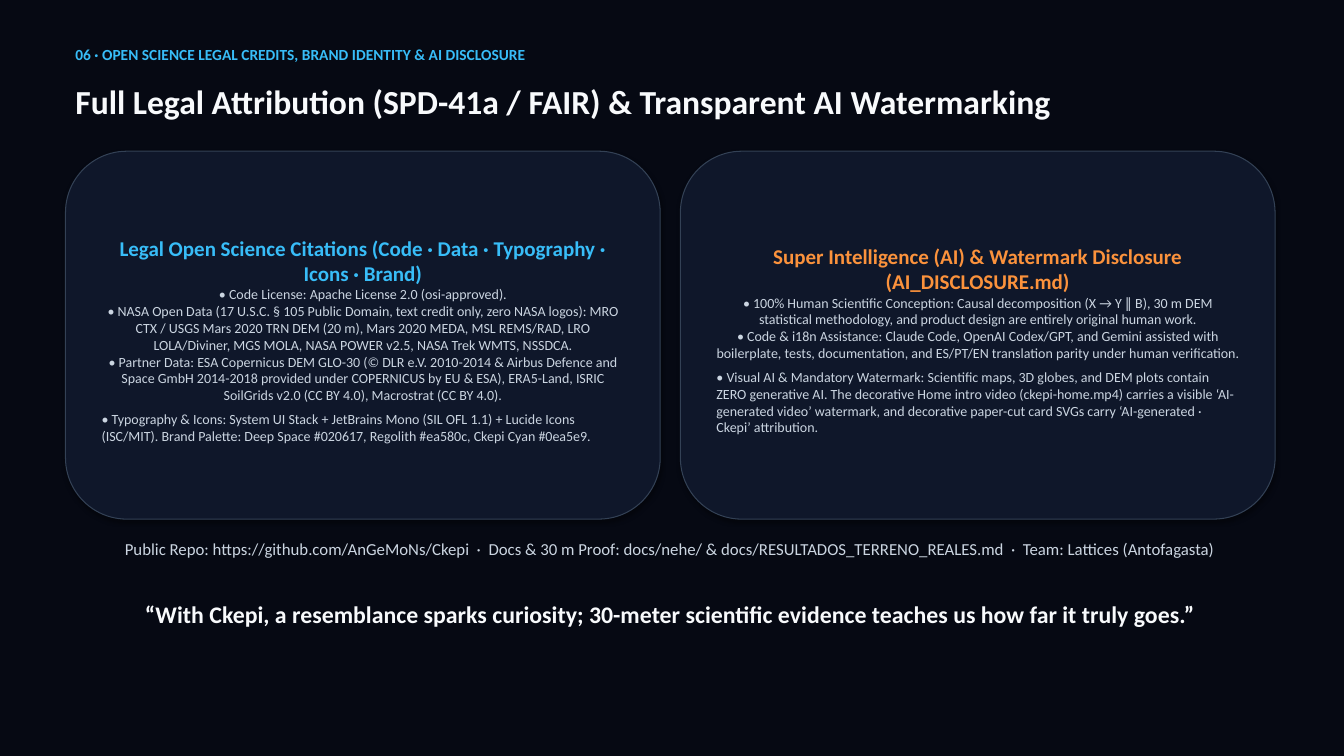
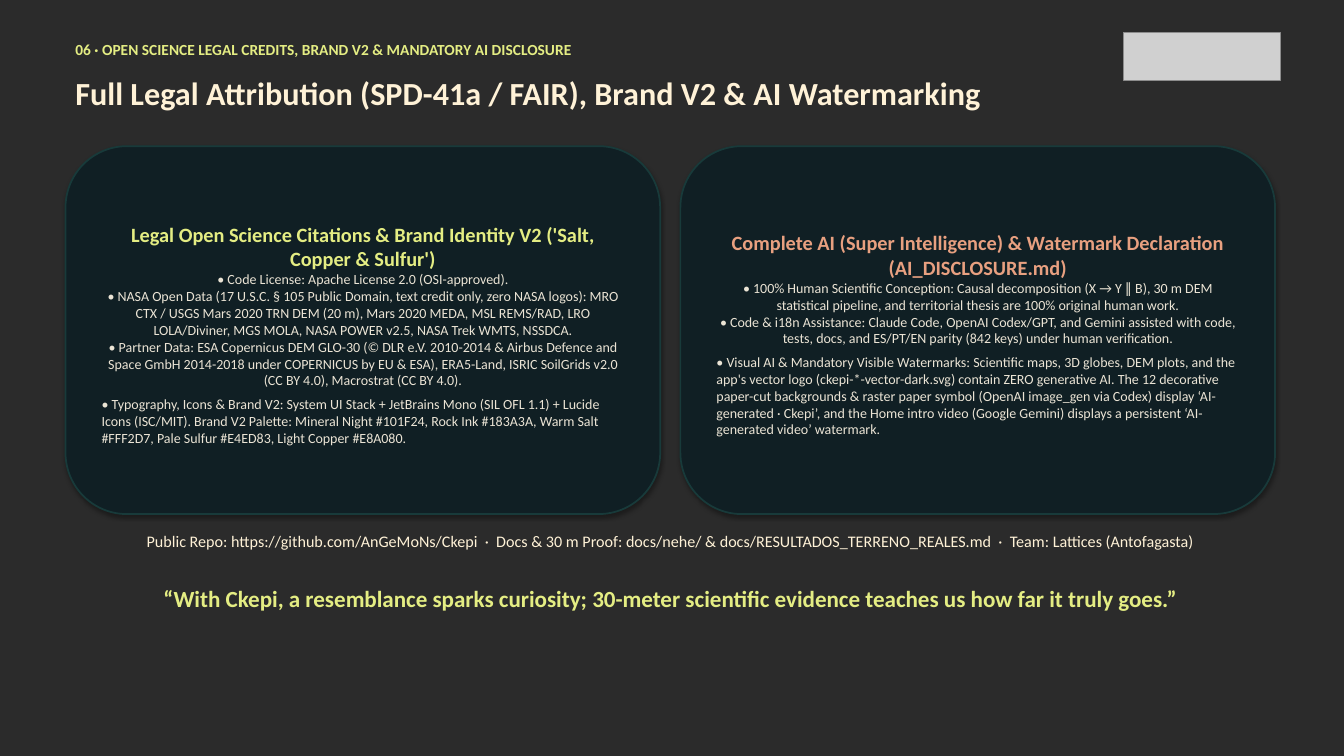
Before and after one commit to AnGeMoNs/Ckepi, a slide deck: slide 7 of docs/nehe/ckepi-pitch-en.pptx. Drawn at 1344x756 pixels with LibreOffice and Linux fonts; fonts in the diff are those of the drawing; grey boxes stand for pictures; background and template pictures are left out; a plain dark background stands for a picture behind light text. Boxes give left, top, right and bottom in pixels: in the first picture for what was removed or moved away, otherwise in the second. Text is boxed around its words. In the diff, an @@ line names an element or a change of style, - is before the commit and + after.

Commit message:
docs(nehe): integrar identidad V2 (sal, cobre y azufre), logo, fondos paper-cut con marca de agua IA y guia de declaracion IA

```diff
--- a/docs/nehe/ckepi-pitch-en.pptx
+++ b/docs/nehe/ckepi-pitch-en.pptx
@@ background #060913 to picture (left out) @@
@@ text at (x1=75, y1=44, x2=572, y2=57): text changed; text colour #38BDF8 to #E4ED83 @@
-06 · OPEN SCIENCE LEGAL CREDITS, BRAND IDENTITY & AI DISCLOSURE
+06 · OPEN SCIENCE LEGAL CREDITS, BRAND V2 & MANDATORY AI DISCLOSURE
@@ picture added at (x1=1124, y1=32, x2=1280, y2=81) @@
@@ text at (x1=75, y1=81, x2=981, y2=111): text changed; size 24 to 23 pt; text colour #F8FAFC to #FFF2D7 @@
-Full Legal Attribution (SPD-41a / FAIR) & Transparent AI Watermarking
+Full Legal Attribution (SPD-41a / FAIR), Brand V2 & AI Watermarking
@@ rounded rectangle "Legal Open Science Citations & ..." moved from (x1=66, y1=151, x2=660, y2=519) to (x1=66, y1=146, x2=660, y2=514) @@
@@ rounded rectangle "Legal Open Science Citations & ..." at (x1=66, y1=146, x2=660, y2=514): fill #0F172A to #101F24; outline #334155 0.75 pt to #183A3A 1.25 pt @@
@@ rounded rectangle "Complete AI (Super Intelligence) & ..." moved from (x1=681, y1=151, x2=1275, y2=519) to (x1=681, y1=146, x2=1275, y2=514) @@
@@ rounded rectangle "Complete AI (Super Intelligence) & ..." at (x1=681, y1=146, x2=1275, y2=514): fill #0F172A to #101F24; outline #334155 0.75 pt to #183A3A 1.25 pt @@
@@ text in rounded rectangle at (x1=102, y1=227, x2=619, y2=446): text changed; text colour #CBD5E1 to #EBE4D5 @@
-Legal Open Science Citations (Code · Data · Typography · Icons · Brand)
-• Code License: Apache License 2.0 (osi-approved).
-• NASA Open Data (17 U.S.C. § 105 Public Domain, text credit only, zero NASA logos): MRO CTX / USGS Mars 2020 TRN DEM (20 m), Mars 2020 MEDA, MSL REMS/RAD, LRO LOLA/Diviner, MGS MOLA, NASA POWER v2.5, NASA Trek WMTS, NSSDCA.
-• Partner Data: ESA Copernicus DEM GLO-30 (© DLR e.V. 2010-2014 & Airbus Defence and Space GmbH 2014-2018 provided under COPERNICUS by EU & ESA), ERA5-Land, ISRIC SoilGrids v2.0 (CC BY 4.0), Macrostrat (CC BY 4.0).
-• Typography & Icons: System UI Stack + JetBrains Mono (SIL OFL 1.1) + Lucide Icons (ISC/MIT). Brand Palette: Deep Space #020617, Regolith #ea580c, Ckepi Cyan #0ea5e9.
+Legal Open Science Citations & Brand Identity V2 ('Salt, Copper & Sulfur')
+• Code License: Apache License 2.0 (OSI-approved).
+• NASA Open Data (17 U.S.C. § 105 Public Domain, text credit only, zero NASA logos): MRO CTX / USGS Mars 2020 TRN DEM (20 m), Mars 2020 MEDA, MSL REMS/RAD, LRO LOLA/Diviner, MGS MOLA, NASA POWER v2.5, NASA Trek WMTS, NSSDCA.
+• Partner Data: ESA Copernicus DEM GLO-30 (© DLR e.V. 2010-2014 & Airbus Defence and Space GmbH 2014-2018 under COPERNICUS by EU & ESA), ERA5-Land, ISRIC SoilGrids v2.0 (CC BY 4.0), Macrostrat (CC BY 4.0).
+• Typography, Icons & Brand V2: System UI Stack + JetBrains Mono (SIL OFL 1.1) + Lucide Icons (ISC/MIT). Brand V2 Palette: Mineral Night #101F24, Rock Ink #183A3A, Warm Salt #FFF2D7, Pale Sulfur #E4ED83, Light Copper #E8A080.
@@ text in rounded rectangle at (x1=716, y1=235, x2=1236, y2=437): text changed; text colour #CBD5E1 to #EBE4D5 @@
-Super Intelligence (AI) & Watermark Disclosure (AI_DISCLOSURE.md)
-• 100% Human Scientific Conception: Causal decomposition (X → Y ∥ B), 30 m DEM statistical methodology, and product design are entirely original human work.
-• Code & i18n Assistance: Claude Code, OpenAI Codex/GPT, and Gemini assisted with boilerplate, tests, documentation, and ES/PT/EN translation parity under human verification.
-• Visual AI & Mandatory Watermark: Scientific maps, 3D globes, and DEM plots contain ZERO generative AI. The decorative Home intro video (ckepi-home.mp4) carries a visible ‘AI-generated video’ watermark, and decorative paper-cut card SVGs carry ‘AI-generated · Ckepi’ attribution.
+Complete AI (Super Intelligence) & Watermark Declaration (AI_DISCLOSURE.md)
+• 100% Human Scientific Conception: Causal decomposition (X → Y ∥ B), 30 m DEM statistical pipeline, and territorial thesis are 100% original human work.
+• Code & i18n Assistance: Claude Code, OpenAI Codex/GPT, and Gemini assisted with code, tests, docs, and ES/PT/EN parity (842 keys) under human verification.
+• Visual AI & Mandatory Visible Watermarks: Scientific maps, 3D globes, DEM plots, and the app's vector logo (ckepi-*-vector-dark.svg) contain ZERO generative AI. The 12 decorative paper-cut backgrounds & raster paper symbol (OpenAI image_gen via Codex) display ‘AI-generated · Ckepi’, and the Home intro video (Google Gemini) displays a persistent ‘AI-generated video’ watermark.
@@ text "Public Repo: https://github.com/AnGeMoNs/Ckepi · Docs ..." moved from (x1=125, y1=543, x2=1214, y2=558) to (x1=147, y1=535, x2=1194, y2=550) @@
@@ text "Public Repo: https://github.com/AnGeMoNs/Ckepi · Docs ..." at (x1=147, y1=535, x2=1194, y2=550): size 12 to 11.5 pt, text colour #CBD5E1 to #FFF2D7 @@
@@ text "“With Ckepi, a resemblance sparks ..." moved from (x1=145, y1=605, x2=1194, y2=627) to (x1=163, y1=590, x2=1176, y2=611) @@
@@ text "“With Ckepi, a resemblance sparks ..." at (x1=163, y1=590, x2=1176, y2=611): size 17 to 16.5 pt, text colour #F8FAFC to #E4ED83 @@
```
Also in this commit, not shown: 6 other slides changed, 29 other files.
